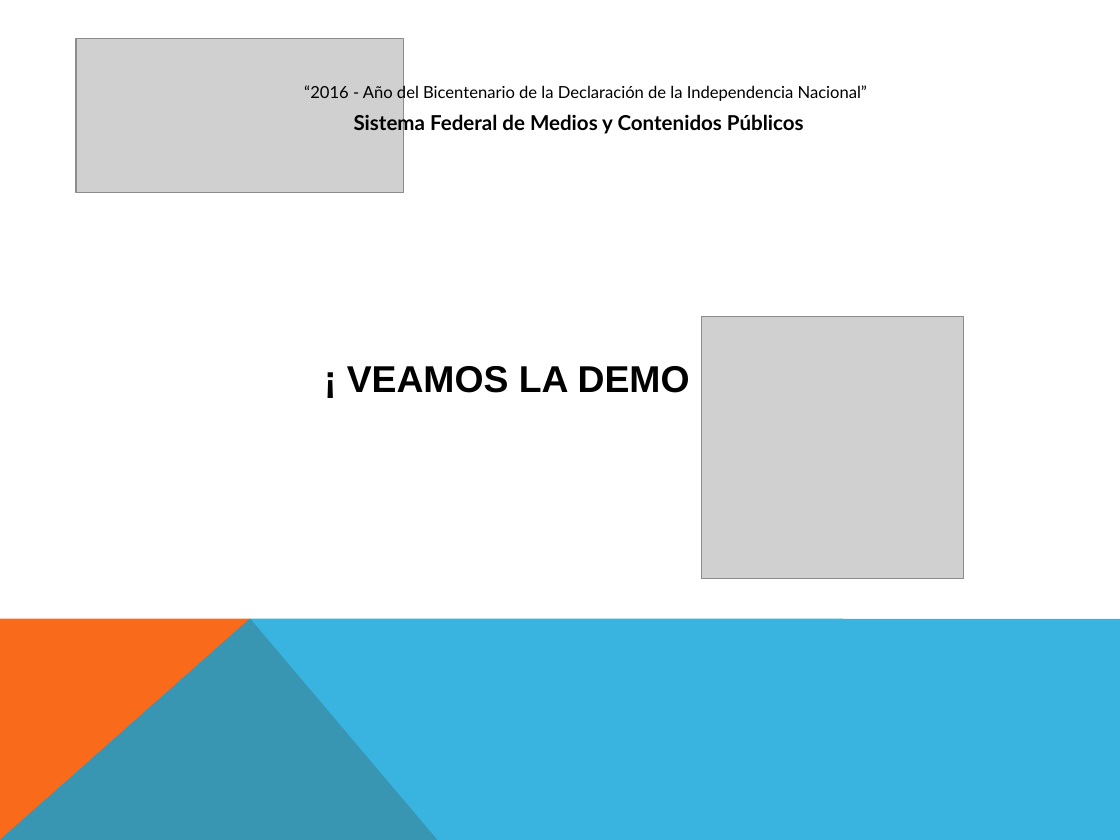
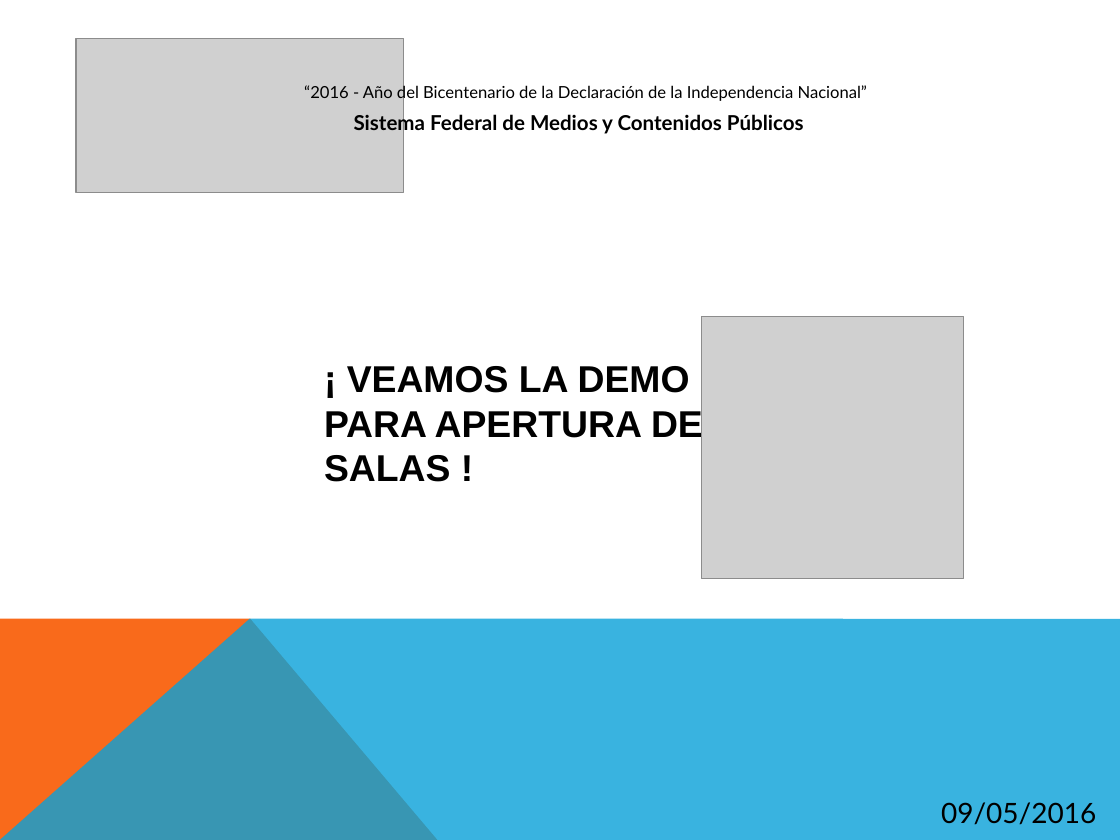
Before and after one commit to jsrxar/dge, a slide deck: slide 9 of 2-calidad/4-capacitaciones/Capacitaciones/CTO - Capacitacion Sistema de Tickets (Apertura Espacios).pptx (slide 7 before the commit). Drawn at 1120x840 pixels with LibreOffice and Linux fonts; fonts in the diff are those of the drawing; grey boxes stand for pictures. Boxes give left, top, right and bottom in pixels: in the first picture for what was removed or moved away, otherwise in the second. Text is boxed around its words. In the diff, an @@ line names an element or a change of style, - is before the commit and + after.

```diff
--- a/2-calidad/4-capacitaciones/Capacitaciones/CTO - Capacitacion Sistema de Tickets (Apertura Espacios).pptx
+++ b/2-calidad/4-capacitaciones/Capacitaciones/CTO - Capacitacion Sistema de Tickets (Apertura Espacios).pptx
@@ text at (x1=324, y1=366, x2=703, y2=482): text changed @@
-¡ VEAMOS LA DEMO !
+¡ VEAMOS LA DEMO
+PARA APERTURA DE
+SALAS !
@@ text added at (x1=941, y1=802, x2=1096, y2=825), 18 pt, text #000000 @@
+09/05/2016
```
Also in this commit, not shown: 8 other slides changed, 2 slides added, 36 other files.
